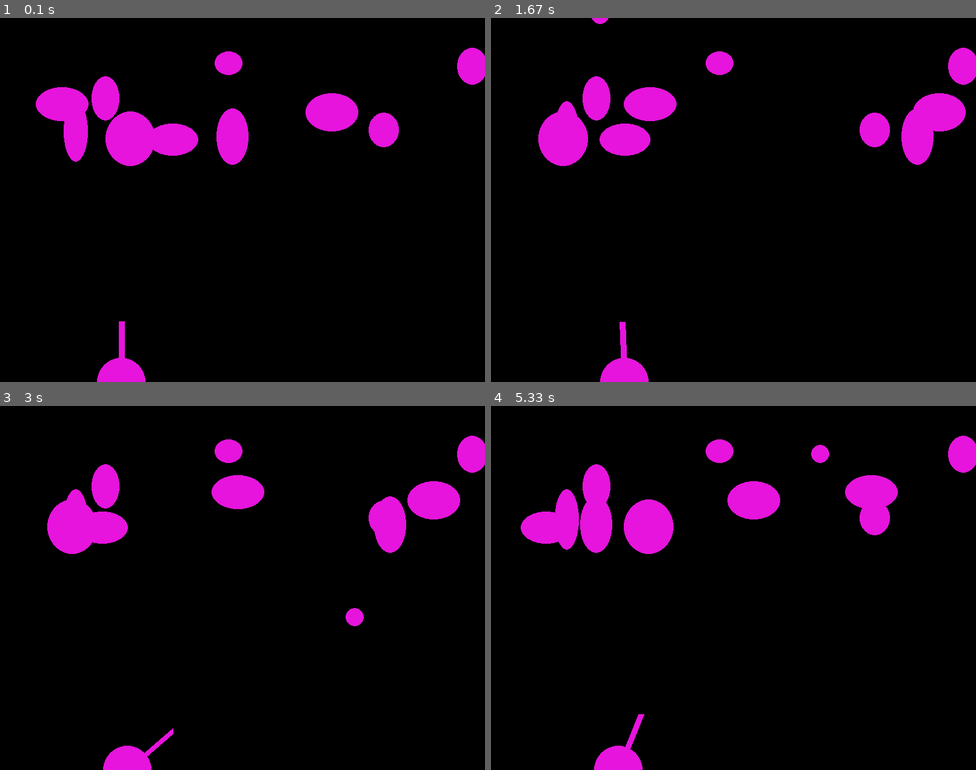
Above: before the commit, frames 1-4 (two rows, left to right).
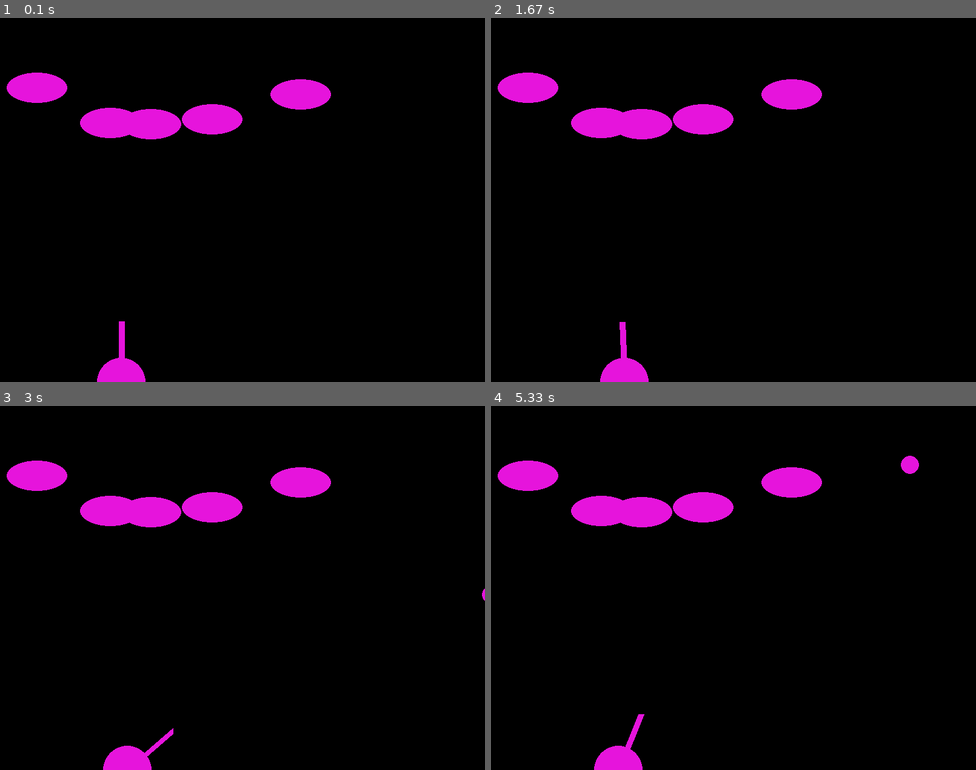
Above: after the commit, the same moments.

Repository: Pleshakova/pygame_projects
Game: pygame game, started from cannon_game/model.py
The game is run twice, just before and just after one commit, with the same random seed, the same clock (stepped at 60 frames per second) and the same inputs.
Inputs (mouse positions are in pixels of both pictures, inside the frame that each line leads up to):
- Up to frame 1 (0.1 s): no input
- Up to frame 2 (1.67 s): click (733, 200) at 0.38 s; hold Right 0.67-1.13 s; click (888, 189) at 0.75 s; hold Right 1.17-1.63 s; click (617, 203) at 1.25 s
- Up to frame 3 (3 s): hold Left 1.67-2.2 s; click (92, 533) at 1.75 s; hold Left 2.23-2.63 s; click (315, 460) at 2.32 s; hold Right from 2.67 s (still down); click (300, 620) at 2.75 s
- Up to frame 4 (5.33 s): release Right at 3.3 s; hold Left 3.33-3.8 s; click (743, 464) at 3.42 s; hold Right 3.83-4.3 s; click (558, 577) at 3.92 s; hold Right 4.33-4.8 s; click (738, 624) at 4.42 s; hold Left from 4.83 s (still down); click (718, 526) at 4.92 s

The runs differ from the first frame. In frame 1, 7.6% of the frame differs, in the area x 1-100%, y 8-41%; in frame 2, 8.6%, in the area x 1-100%, y 0-41%; in frame 3, 8.5%; in frame 4, 8.4%.

Commit message:
Version 5. Set time for appearing bombs, created bombs. Needs to fix bomb's coords.

Diff:
--- a/cannon_game/model.py
+++ b/cannon_game/model.py
@@ -2,12 +2,9 @@
 from random import randint
 import math
 
-pygame.init()
-
 width = 800
 height = 600
 screen = pygame.display.set_mode((width, height))
-clock = pygame.time.Clock()
 color = (randint(0, 255), randint(0, 255), randint(0, 255))  # FIXME цвет не должен сливаться с экраном
 BLACK = (0, 0, 0)
 
@@ -118,31 +115,33 @@
 
     def __init__(self):
         self.coord = []
-        self.width = randint(30, 100)
-        self.height = randint(30, 100)
+        self.width = 100
+        self.height = 50
         self.coord = self.set_coords()
+        self.target_center = [(self.coord[0] + self.width) // 2, (self.coord[1] + self.height) // 2]
         self.fire_angle = math.pi * 3 / 2
 
     def set_coords(self):
-        self.coord.append(randint(self.width // 2, self.target_field_width - self.width // 2))
-        self.coord.append(randint(self.height // 2, self.target_field_height - self.height // 2))
+        self.coord.append(randint(0, self.target_field_width - self.width))
+        self.coord.append(randint(0, self.target_field_height - self.height))
         return self.coord
-
-    def show(self):
-        pygame.draw.ellipse(screen, color, (self.coord[0], self.coord[1], self.width, self.height))
 
     def fire(self):
         """
         Создает бомбу с передачей собственных координат и с заданным направлением удара
         :return: экземпляр бомбы
         """
-        pass
+        bomb = Bomb(coord=self.target_center)
+        return bomb
+
+    def show(self):
+        pygame.draw.ellipse(screen, color, (self.coord[0], self.coord[1], self.width, self.height))
 
 
 class TargetMove(Target):
     def __init__(self):
         super().__init__()
-        self.Vx = randint(-10, 10)
+        self.Vx = randint(-5, 5)
 
     def move(self):
         if self.is_reached_border():
@@ -154,7 +153,15 @@
 
 
 class Bomb:
-    pass
+    def __init__(self, coord):
+        self.coord = coord
+        self.radius = 30
+
+    def move(self):
+        pass
+
+    def show(self):
+        pygame.draw.circle(screen, [100, 100, 100], self.coord, self.radius)  # TODO change color
 
 
 class GameManager:
@@ -162,19 +169,14 @@
         self.cannon = Cannon()
         self.gun = CannonGun()
         self.shells = []
-        self.moving_targets = []
         self.non_moving_targets = []
+        self.bombs = []
         self.finished = False
 
     def non_moving_target_creation(self, n):
         for i in range(n):
             self.non_moving_targets.append(Target())
         return self.non_moving_targets
-
-    def moving_target_creation(self, n):
-        for i in range(n):
-            self.moving_targets.append(TargetMove())
-        return self.moving_targets
 
     def event_handler(self):
         for event in pygame.event.get():
@@ -200,26 +202,35 @@
                 shell.move()
             else:
                 self.shells.remove(shell)
-        for target in self.moving_targets:
-            target.move()
 
     def game_show(self):
         self.cannon.show()
         self.gun.show()
         for shell in self.shells:
             shell.show()
-        for target in self.moving_targets:
-            target.show()
         for target in self.non_moving_targets:
             target.show()
 
+    def target_fire(self):
+        for target in self.non_moving_targets:
+            self.bombs.append(target.fire())
+        for bomb in self.bombs:
+            bomb.show()
+
 
 def main():
+    pygame.init()
+    time = pygame.time.get_ticks()
+    clock = pygame.time.Clock()
     mng = GameManager()
-    mng.moving_target_creation(5)
     mng.non_moving_target_creation(5)
     while not mng.finished:
-        clock.tick(20)
+        clock.tick(30)
+        if pygame.time.get_ticks() >= time + 1000:
+            time = pygame.time.get_ticks()
+            mng.target_fire()
+
+            print('hello')
         mng.event_handler()
         mng.move()
         mng.game_show()
